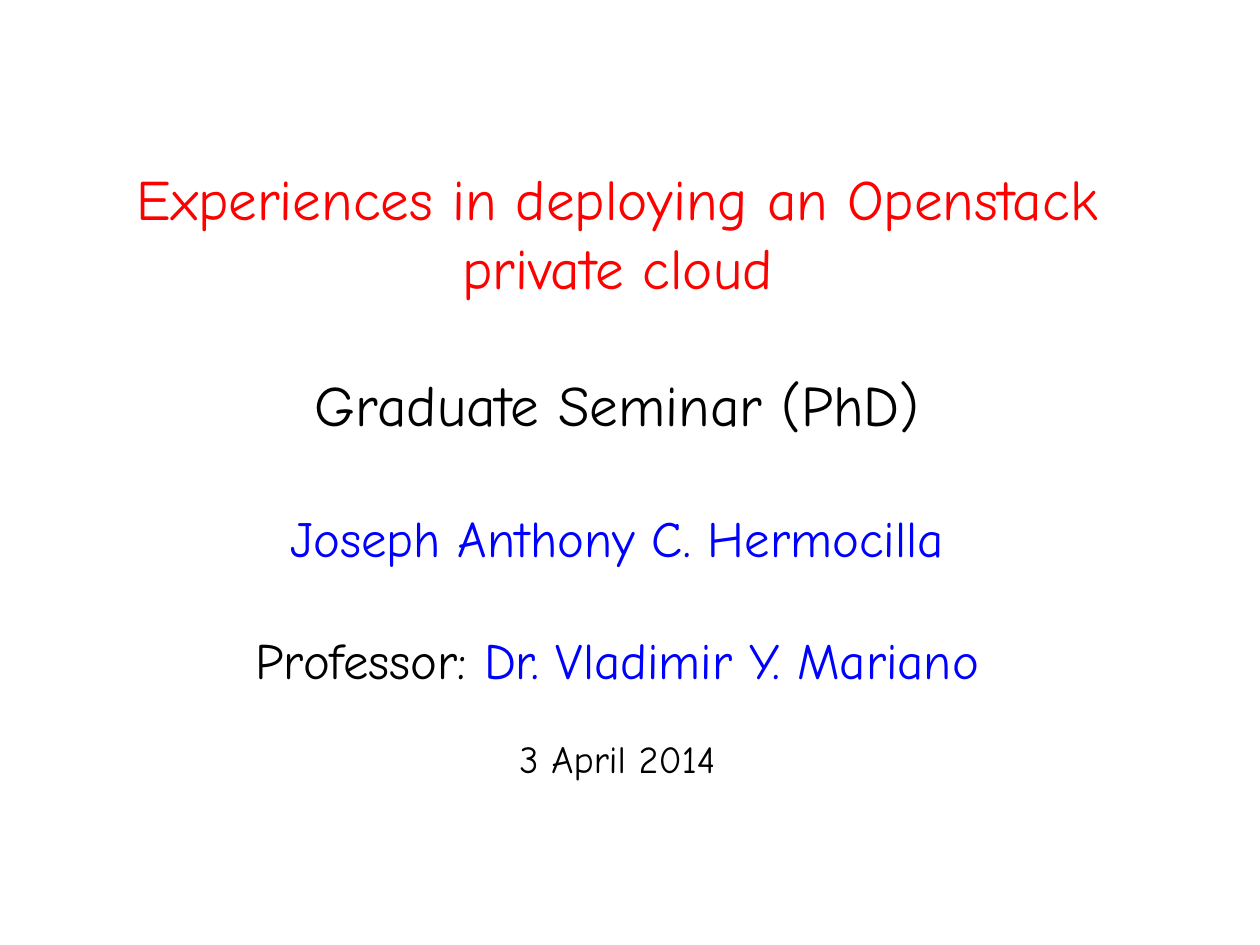
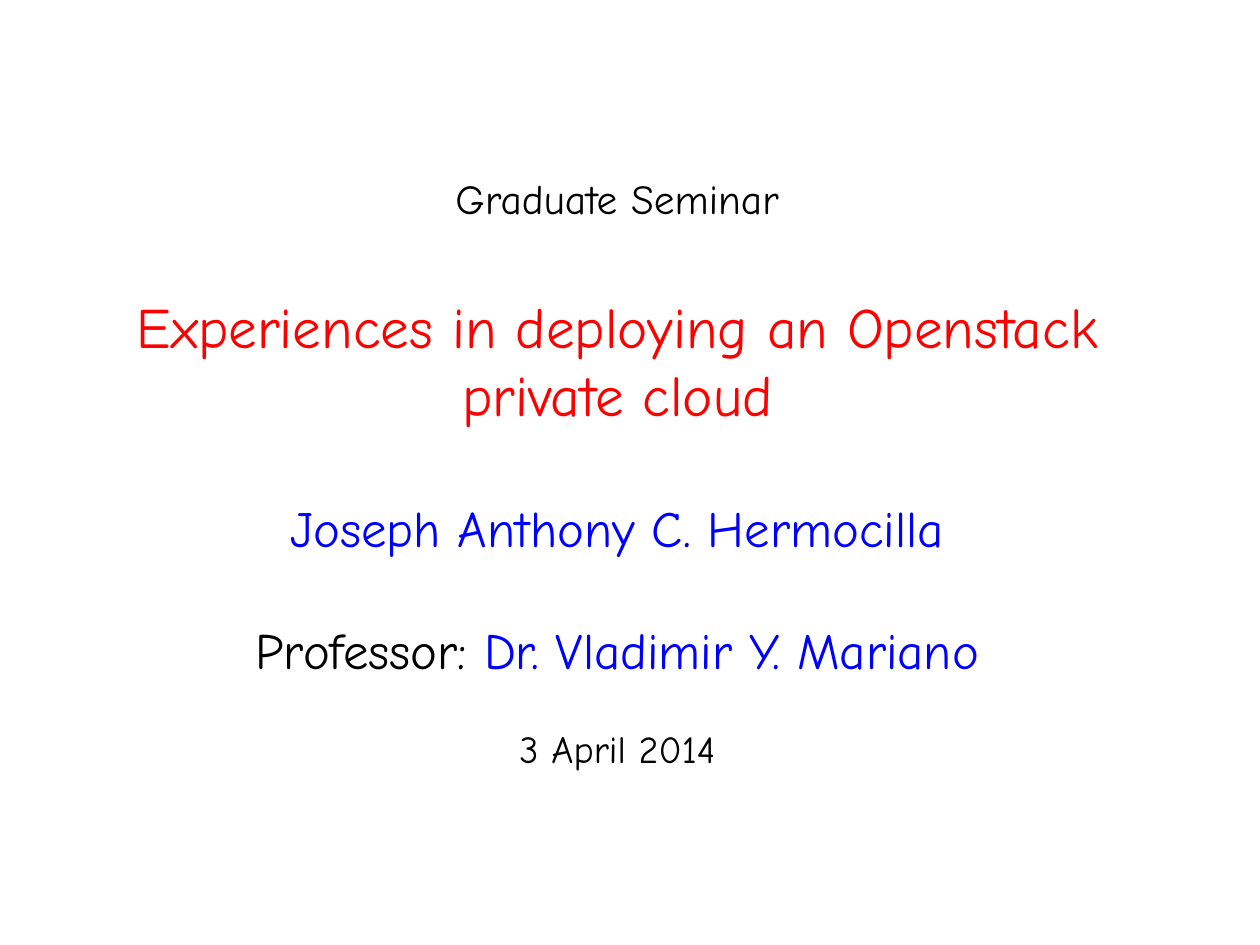
Before and after one commit to aanovelo/cmsc-137-ab5l-project, a slide deck: slide 1 of jach-phd/seminars/CMSC399-2-slides.odp. Drawn at 1260x945 pixels with LibreOffice and Linux fonts; fonts in the diff are those of the drawing. Boxes give left, top, right and bottom in pixels: in the first picture for what was removed or moved away, otherwise in the second. Text is boxed around its words. In the diff, an @@ line names an element or a change of style, - is before the commit and + after.

```diff
--- a/jach-phd/seminars/CMSC399-2-slides.odp
+++ b/jach-phd/seminars/CMSC399-2-slides.odp
@@ subtitle at (455, 185, 778, 215): paragraph added @@
+Graduate Seminar
@@ subtitle at (315, 381, 920, 433): paragraph removed @@
-Graduate Seminar (PhD)
```
Also in this commit, not shown: 5 other slides changed, 1 slide added.
